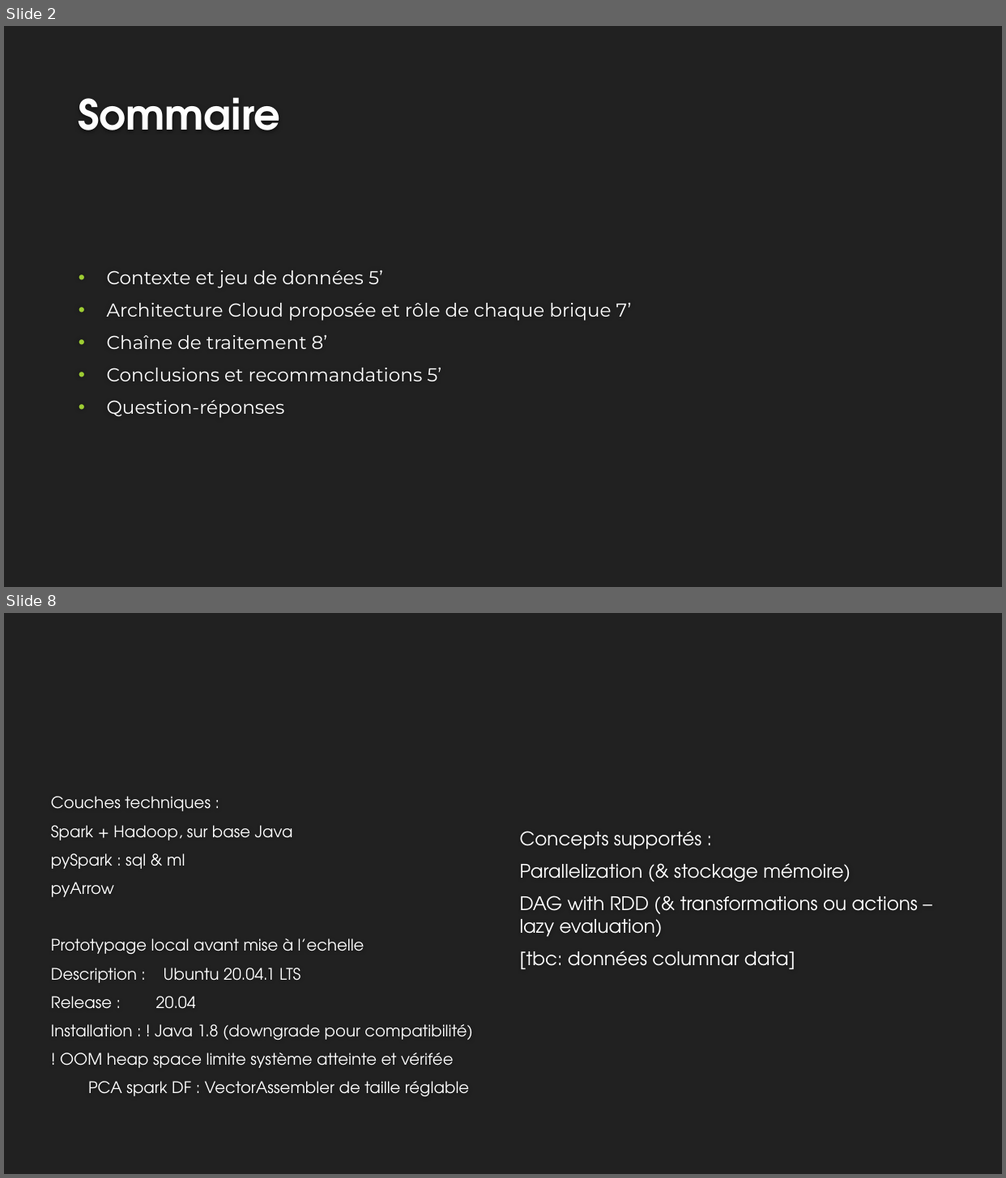
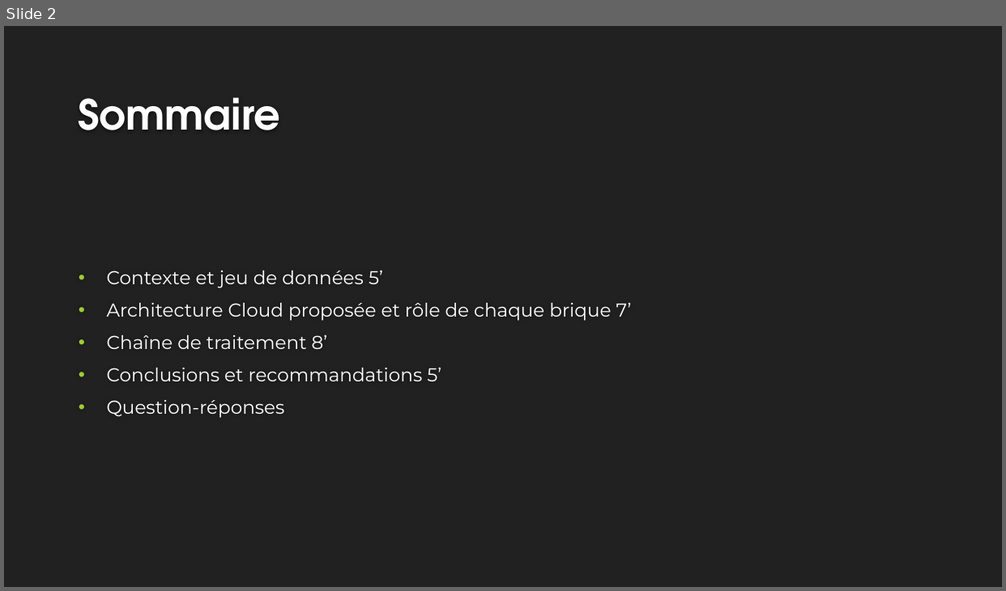
Before and after one commit to EtienneLardeur/P8_FruitsRecognition, a slide deck: P8_Big_Data.pptx. Shown one above the other, each under a label of ours: slides 2 and 8 before the commit, slide 2 after it; the slides between them are not shown. The pictures are 1006x1178 and 1006x591 pixels, drawn with LibreOffice and Linux fonts; fonts in the diff are those of the drawing; background and template pictures are left out. Boxes give left, top, right and bottom in pixels: in the first picture for what was removed or moved away, otherwise in the second. Text is boxed around its words. In the diff, an @@ line names an element or a change of style, - is before the commit and + after.

Commit message:
Update P8_Big_Data.pptx
il ne manque plus que le cloud !

```diff
--- a/P8_Big_Data.pptx
+++ b/P8_Big_Data.pptx
@@ slide 8 removed at (4, 613, 1002, 1174), background #212121 @@
@@ text removed at (51, 796, 472, 1097) @@
-Couches techniques :
-Spark + Hadoop, sur base Java
-pySpark : sql & ml
-pyArrow
-Prototypage local avant mise à l’echelle
-Description : Ubuntu 20.04.1 LTS
-Release : 20.04
-Installation : ! Java 1.8 (downgrade pour compatibilité)
-! OOM heap space limite système atteinte et vérifée
-PCA spark DF : VectorAssembler de taille réglable
@@ text removed at (520, 831, 918, 969) @@
-Concepts supportés :
-Parallelization (& stockage mémoire)
-DAG with RDD (& transformations ou actions – lazy evaluation)
-[tbc: données columnar data]
```
Also in this commit, not shown: 7 slides changed, 1 slide added, 2 other slides removed.
